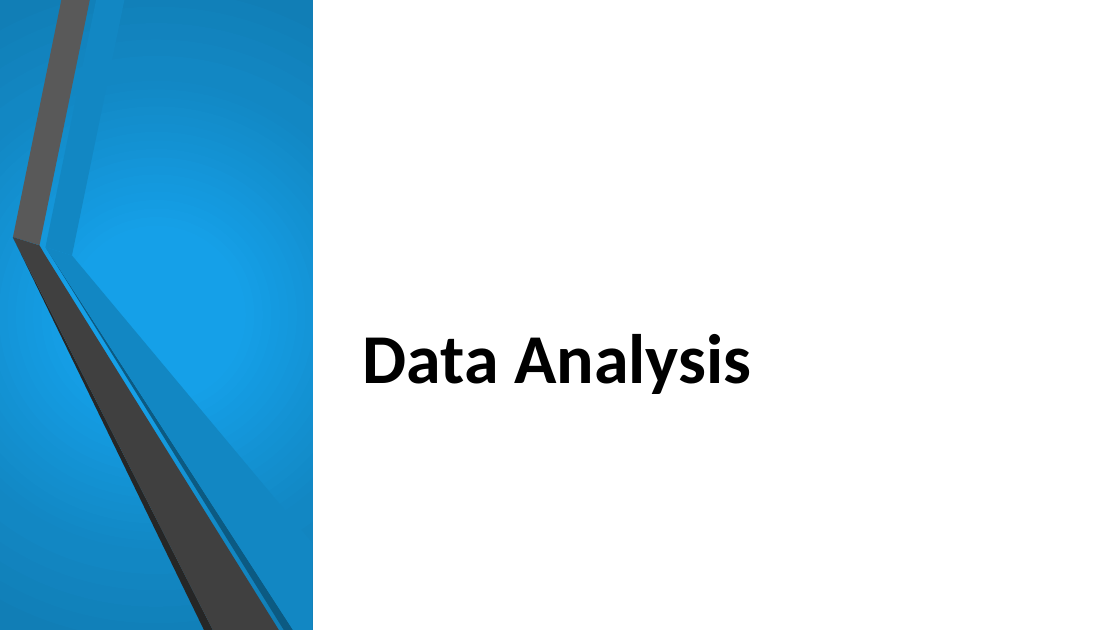
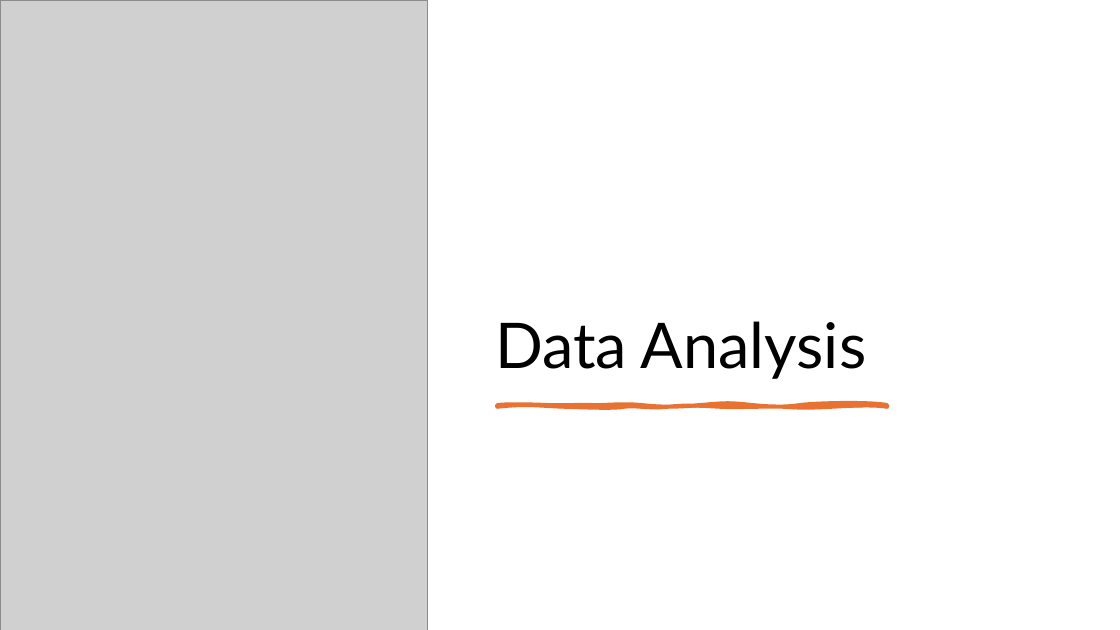
Before and after one commit to vchan022/Capstone-2-Medical-Device-Proposal, a slide deck: slide 4 of Capstone Presentation.pptx. Drawn at 1120x630 pixels with LibreOffice and Linux fonts; fonts in the diff are those of the drawing; grey boxes stand for pictures; background and template pictures are left out. Boxes give left, top, right and bottom in pixels: in the first picture for what was removed or moved away, otherwise in the second. Text is boxed around its words. In the diff, an @@ line names an element or a change of style, - is before the commit and + after.

```diff
--- a/Capstone Presentation.pptx
+++ b/Capstone Presentation.pptx
@@ rectangle removed at (0,0,1120,630) @@
@@ rectangle removed at (0,0,313,630) @@
@@ picture added at (0,0,428,630) @@
@@ title "Data Analysis": place and size @@
-title "Data Analysis" at (362,334,751,394)
+title "Data Analysis" at (495,321,866,379)
@@ title "Data Analysis" at (495,321,866,379): size 60 to 54 pt, font Calibri to Lato, bold off; line spacing 1 to 0.9 @@
@@ group removed at (13,0,313,630): 6 freeform shapes @@
@@ group removed at (50,0,512,630): 6 freeform shapes @@
@@ freeform shape added at (497,405,887,407), fill #E97132, outline #E97132 3.5 pt @@
@@ group removed at (13,0,238,630): 6 freeform shapes @@
```
Also in this commit, not shown: 4 other slides changed, 11 slides added, 15 slides removed.
